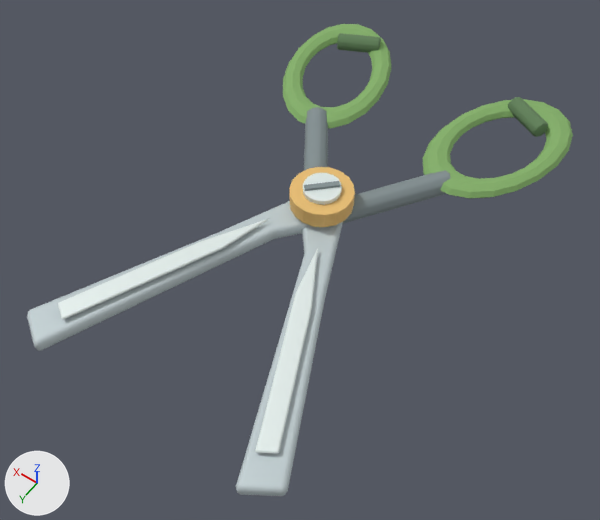
The glTF model apps/garden/public/assets/models/GardenScissors.glb, before and after one commit.
The view is the same before and after, from a camera (50 mm lens) standing at (-0.751, 1.157, 1.582) and looking at (-0.022, 0.137, -0.021). Arrows for +X, +Y and +Z are at lower left; the lights stay in place. The older version comes first. Where no turn or scale is listed for an object, it has been applied to the vertices.

In view in the first picture: 'GardenScissors_Blade_Edge_L', 'GardenScissors_Blade_Edge_R', 'GardenScissors_Blade_L', 'GardenScissors_Blade_R', 'GardenScissors_Grip_L', 'GardenScissors_Grip_R', 'GardenScissors_Handle_L', 'GardenScissors_Handle_R', 'GardenScissors_Pivot', 'GardenScissors_Pivot_Cap', 'GardenScissors_Tang_L', 'GardenScissors_Tang_R' and 1 more.
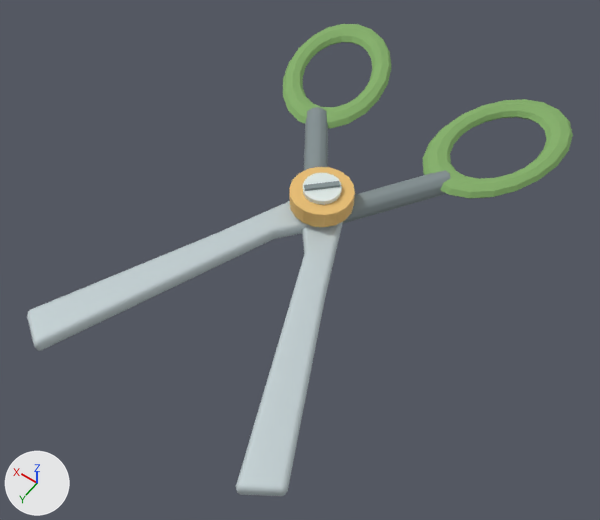
Location of each change, [x1, y1, x2, y2] in pixels of the pictures (600 x 520 px):
'GardenScissors_Blade_Edge_L', deleted
    before: [255, 248, 318, 453]
'GardenScissors_Blade_Edge_R', deleted
    before: [58, 219, 269, 319]
'GardenScissors_Grip_L', deleted (green)
    before: [508, 97, 548, 137]
'GardenScissors_Grip_R', deleted (green)
    before: [337, 33, 381, 53]

Edits to the bpy script that builds the scene:
```text
Remove ob_gardenscissors_blade_edge_l:
    ob_gardenscissors_blade_edge_l = bpy.data.objects.new('GardenScissors_Blade_Edge_L', me_gardenscissors_blade_edge_l_mesh)
    ob_gardenscissors_blade_edge_l.location = (0.0, 0.014, -0.035)
Remove ob_gardenscissors_blade_edge_r:
    ob_gardenscissors_blade_edge_r = bpy.data.objects.new('GardenScissors_Blade_Edge_R', me_gardenscissors_blade_edge_r_mesh)
    ob_gardenscissors_blade_edge_r.location = (0.0, 0.014, -0.035)
Remove ob_gardenscissors_grip_l:
    ob_gardenscissors_grip_l = bpy.data.objects.new('GardenScissors_Grip_L', me_gardenscissors_grip_l_mesh)
    ob_gardenscissors_grip_l.location = (-0.27, -0.568, 0.055)
Remove ob_gardenscissors_grip_r:
    ob_gardenscissors_grip_r = bpy.data.objects.new('GardenScissors_Grip_R', me_gardenscissors_grip_r_mesh)
    ob_gardenscissors_grip_r.location = (0.27, -0.568, 0.055)
```
